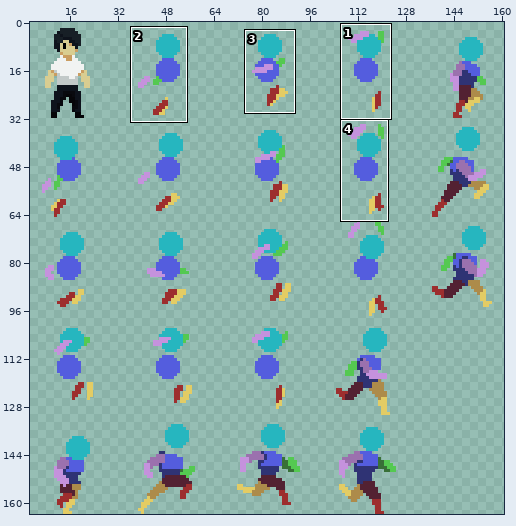
Two versions of one sprite sheet, assets/Animations/Player_Atlas.png. The first picture is a wide view before the edit; the outline marks the close-up.
Close-up. Old version:
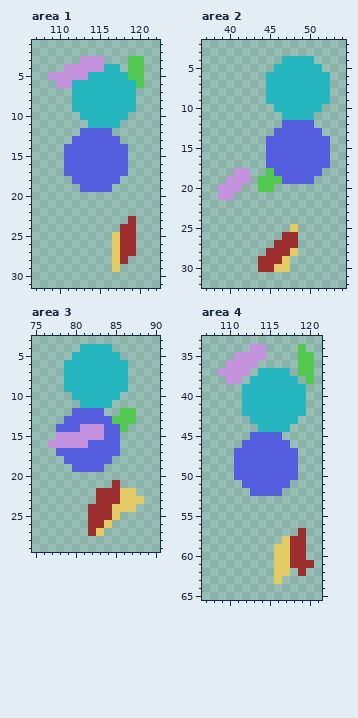
The file is 164x164 pixels. Pixels under 10% opacity are left out. Shown: area 1: x 107..122, y 1..31; area 2: x 37..54, y 2..32; area 3: x 75..90, y 3..29; area 4: x 107..121, y 33..65. The wide view leaves out empty margins. The commit also changed other parts of the picture, which this record leaves out.
And afterwards:
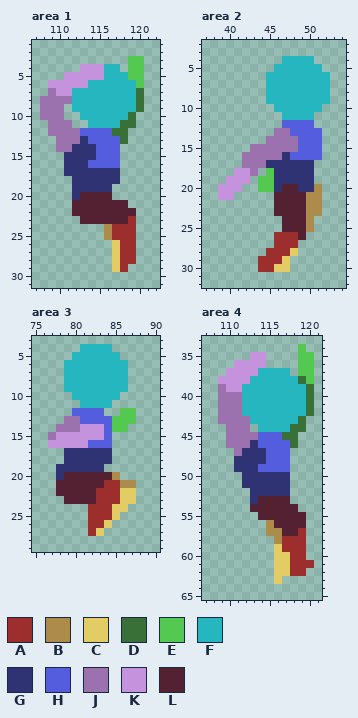
Palette (. is transparent): A #9d2e2e  B #ad8b4a  C #e3cc64  D #387037  E #54c951  F #26b6bf  G #2f3374  H #545dde  J #9b71ae  K #c592dd  L #532132
Change:
Area 1:
y 3: x 113..115 KKK -> ...
y 4: x 111..112 KK -> ..
y 5: x 109..110 KK -> ..; x 114..115 FF -> KK
y 6: x 109 . -> K; x 112..113 FF -> KK
y 7: x 109..111 ... -> JKK; x 120 . -> D
y 8: x 108..111 .... -> JJJJ; x 120 . -> D
y 9: x 108..110 ... -> JJJ; x 120 . -> D
y 10: x 108..110 ... -> JJJ; x 119 . -> D
y 11: x 109..111 ... -> JJJ; x 118..119 .. -> DD
y 12: x 109..112 .... -> JJJJ; x 117..118 .. -> DD
y 13: x 110..113 ..HH -> JJJG; x 118 . -> D
y 14: x 110..114 .HHHH -> JJGGG; x 118 H -> .
y 15: x 111..114 HHHH -> GGGG; x 118 H -> .
y 16: x 111..113 HHH -> GGG; x 118 H -> .
y 17: x 111..118 HHHHHHHH -> GGGGGGG.
y 18: x 112..117 HHHHHH -> GGGGGG
y 19: x 112..116 .HHHH -> GGGGG
y 20: x 112..116 ..... -> GLLLL
y 21: x 112..118 ....... -> LLLLLLL
y 22: x 112..119 ........ -> LLLLLLLL
y 23: x 113..118 ...... -> LLLLLL
y 24: x 116..117 .. -> BA
y 25: x 116..117 .C -> BA
y 28: x 119 . -> A
y 29: x 118 . -> A
Area 2:
y 13: x 46..47 HH -> JJ
y 14: x 45..48 HHHH -> JJJJ; x 52 H -> .
y 15: x 43..48 ..HHHH -> JJJJJJ; x 52 H -> .
y 16: x 42..47 ...HHH -> JJJJJG; x 52 H -> .
y 17: x 42..52 ...HHHHHHHH -> JJJGGGGGG..
y 18: x 43 . -> J; x 46..51 HHHHHH -> GGGGG.
y 19: x 46..50 EHHHH -> GGGGG
y 20: x 46..51 ...... -> GLLGGB
y 21..23: x 46..51 ...... -> LLLLBB
y 24: x 47..50 .... -> LLLB
y 25: x 47..50 .C.. -> LLLB
y 26: x 46 . -> A; x 49 . -> L
Area 3:
y 13: x 79..80 HH -> JJ
y 14: x 78..80 HHH -> JJJ; x 85 H -> E
y 15: x 77 . -> J; x 85 H -> .
y 16: x 85 H -> .
y 17: x 78..85 HHHHHHHH -> .GGGGGG.
y 18: x 79..84 HHHHHH -> GGGGGG
y 19: x 78..83 ..HHHH -> GGGGGG
y 20: x 78..85 ........ -> GLLLLLLB
y 21: x 78..84 ....... -> LLLLLLA; x 86..87 .. -> BB
y 22: x 78..82 ..... -> LLLLL
y 23: x 79..82 .... -> LLLL; x 88 C -> .
y 24: x 87 C -> .
Area 4:
y 34: x 113..114 KK -> ..
y 35: x 111..112 KK -> ..
y 36: x 110 K -> .; x 114 . -> K
y 37: x 109 K -> .; x 113 . -> K
y 38: x 109 . -> K; x 112 . -> K; x 119 . -> D
y 39: x 109..111 ... -> JKK; x 120 . -> D
y 40..42: x 109..111 ... -> JJJ; x 120 . -> D
y 43: x 109..112 .... -> JJJJ; x 119 . -> D
y 44: x 110..112 ... -> JJJ; x 118..119 .. -> DD
y 45: x 110..113 ...H -> JJJJ; x 117..118 .. -> DD
y 46: x 110..113 ..HH -> JJJG; x 118 . -> D
y 47: x 111..114 HHHH -> JGGG; x 118 H -> .
y 48: x 111..114 HHHH -> GGGG; x 118 H -> .
y 49: x 111..113 HHH -> GGG; x 118 H -> .
y 50: x 111..118 HHHHHHHH -> .GGGGGG.
y 51: x 112..117 HHHHHH -> GGGGGG
y 52: x 113..117 HHHH. -> GGGGG
y 53: x 113..117 ..... -> GLLLL
y 54: x 113..118 ...... -> LLLLLL
y 55: x 114..119 ...... -> LLLLLL
y 56: x 115..119 ..... -> BLLLL
y 57: x 115..118 .... -> BBLL
y 58: x 116..117 .C -> BA
y 59: x 117 C -> A
y 62: x 118 . -> A
